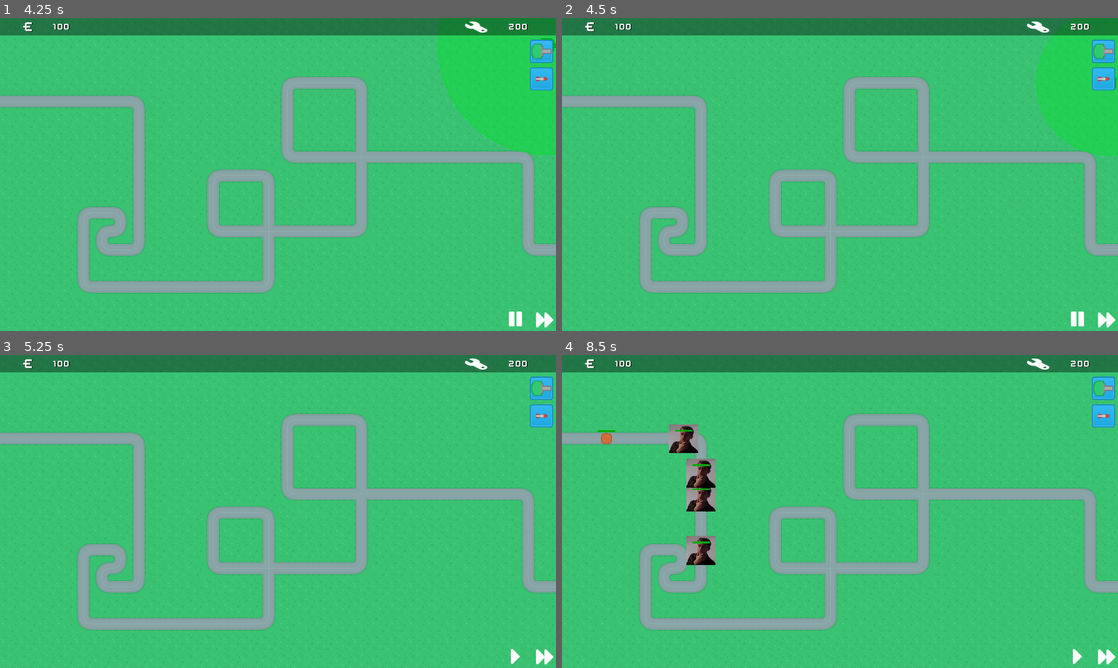
Above: before the commit, frames 1-4 (two rows, left to right).
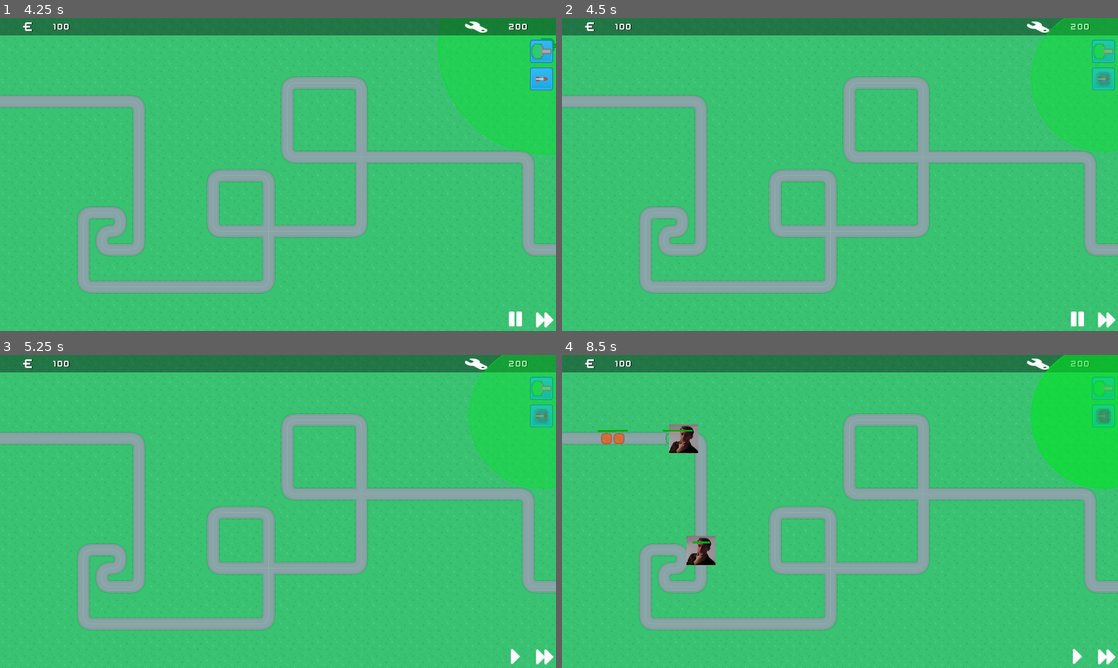
Above: after the commit, the same moments.

Repository: Sondervick/PWS-TowerDefense-Game
Game: Godot game, scene res://Scenes/scene_handler.tscn
The game is run twice, just before and just after one commit, with the same random seed, the same clock (stepped at 60 frames per second) and the same inputs.
Inputs (mouse positions are in pixels of both pictures, inside the frame that each line leads up to):
- Up to frame 1 (4.25 s): click "SELECT LEVEL" at 0.5 s; click "LEVEL 1" at 1.25 s; click "LEVEL 1" at 2 s; click "NORMAL" at 2.75 s; click (539, 52) at 3.5 s
- Up to frame 2 (4.5 s): click (1101, 77) at 4.25 s
- Up to frame 3 (5.25 s): click (517, 655) at 5 s
- Up to frame 4 (8.5 s): click (1106, 655) at 5.75 s; click (1101, 389) at 6.5 s; click (1101, 414) at 7.25 s; click (1106, 655) at 8 s

Frame 1 is identical in both runs. In frame 2, 1.6% of the frame differs, in the area x 84-100%, y 0-44%; in frame 3, 5.7%; in frame 4, 6.7%, in the area x 8-100%, y 0-50%.
Error after the commit: Invalid assignment of property or key 'position' with value of type 'Vector2' on a base object of type 'null instance'. (res://Scenes/UI.gd:44)

Commit message:
:sparkles: Economy
:sparkles: Economy
:sparkles: Gain Money
:sparkles: Lose money on placement
:sparkles: Win --> restart game

Diff:
--- /dev/null
+++ b/Scenes/Enemies/Enemies.gd
@@ -0,0 +1,80 @@
+extends PathFollow2D
+
+signal base_damage(damage)
+signal turret_initialized(damage)
+
+var enemy_type = null
+var enemy = null
+var health_bar
+
+var health = null
+var speed = null
+var money_earned = null
+var damage = null
+
+# This function can be called to initialize the turret with specific values
+func init_enemy_type(type_enemy, enemy_node):
+	enemy_type = type_enemy
+	enemy = enemy_node
+	health_bar = enemy_node.get_node("HealthBar")
+
+	health = int(GameData.enemy_data[enemy_type]["health"])
+	speed = int(GameData.enemy_data[enemy_type]["speed"])
+	damage = int(GameData.enemy_data[enemy_type]["damage"])
+	money_earned = int(GameData.enemy_data[enemy_type]["money_earned"])
+
+	#Setting the max value of the healthbar
+	health_bar.max_value = health
+	#Setting the current value
+	health_bar.value = health
+	#Disconnecting the health_bar from the parent node, this stops rotation.
+	health_bar.set_as_top_level(true)
+
+# _physics_process is automatically called every 1/60th of a second
+func _physics_process(delta):
+	#If the tank is at the end of the path
+	if progress_ratio == 1.0:
+		#Send out the signal named base damage
+		emit_signal("base_damage", damage)
+		#Delete the enemy from the scene
+		queue_free()
+	#we want it to execute the move function
+	move(delta)
+
+func move(delta):
+	#We want to set the progress from the path to:
+		#the current progress
+		# + the speed
+		# * the delta (the time it took since the last time this function ran)
+	set_progress(get_progress() + speed * delta)
+	#Setting the health bar position above the enemy.
+	#Subtracting a Vector2 from the position to correctly display it above the player, else it would be on the player
+	health_bar.position = position - Vector2(30,30)
+
+
+func on_hit(damage):
+	#Remove the damage from the health
+	health -= damage
+	#Setting the new health value to the health bar
+	health_bar.value = health
+	#If health is equal or lower than 0, delete object
+	if health <= 0:
+		on_destroy()
+
+func on_destroy():
+	grant_money(money_earned)
+	#decrement the enemies in wave variable
+	GameData.enemies_in_wave -= 1
+
+	#if enemies in wave is lower or equal to 0
+	if GameData.enemies_in_wave <= 0:
+		#Reload the scene (should be a different solution later)
+		get_tree().reload_current_scene()
+
+	#Destroy the object on the next available frame
+	self.queue_free()
+
+func grant_money(money):
+	money += GameData.money
+	GameData.money = money
+	get_tree().get_root().get_node("/root/SceneHandler/GameScene/UI").update_money(money)
--- a/Scenes/Enemies/EnemySexyMf.gd
+++ b/Scenes/Enemies/EnemySexyMf.gd
@@ -1,54 +1,5 @@
-extends PathFollow2D
-
-signal base_damage(damage)
-
-var speed = 250
-var health = 1000
-var health_bar
-var enemy_damage = 50
-
+extends "res://Scenes/Enemies/Enemies.gd"
 
 func _ready():
-	#Get health bar
-	health_bar = get_node("HealthBar")
-	#Setting the max value
-	health_bar.max_value = health
-	#Setting the current value
-	health_bar.value = health
-	#Disconnecting the health_bar from the parent node, this stops rotation.
-	health_bar.set_as_top_level(true)
-
-# _physics_process is automatically called every 1/60th of a second
-func _physics_process(delta):
-	#If the tank is at the end of the path
-	if progress_ratio == 1.0:
-		#Send out the signal named base damage
-		emit_signal("base_damage", enemy_damage)
-		#Delete the enemy from the scene
-		queue_free()
-	#we want it to execute the move function
-	move(delta)
-
-func move(delta):
-	#We want to set the progress from the path to:
-		#the current progress
-		# + the speed
-		# * the delta (the time it took since the last time this function ran)
-	set_progress(get_progress() + speed * delta)
-	#Setting the health bar position above the enemy.
-	#Subtracting a Vector2 from the position to correctly display it above the player, else it would be on the player
-	health_bar.position = position - Vector2(30,30)
-
-
-func on_hit(damage):
-	#Remove the damage from the health
-	health -= damage
-	#Setting the new health value to the health bar
-	health_bar.value = health
-	#If health is equal or lower than 0, delete object
-	if health <= 0:
-		on_destroy()
-
-func on_destroy():
-	#Destroy the object on the next available frame
-	self.queue_free()
+	# You can initialize the turret with a specific damage value
+	init_enemy_type("EnemySexyMf", get_node("HealthBar").get_parent())
--- a/Scenes/Enemies/GreenTree.gd
+++ b/Scenes/Enemies/GreenTree.gd
@@ -1,53 +1,5 @@
-extends PathFollow2D
-
-signal base_damage(damage)
-
-var speed = 200
-var health = 100
-var health_bar
-var enemy_damage = 15
+extends "res://Scenes/Enemies/Enemies.gd"
 
 func _ready():
-	#Get health bar
-	health_bar = get_node("HealthBar")
-	#Setting the max value
-	health_bar.max_value = health
-	#Setting the current value
-	health_bar.value = health
-	#Disconnecting the health_bar from the parent node, this stops rotation.
-	health_bar.set_as_top_level(true)
-
-# _physics_process is automatically called every 1/60th of a second
-func _physics_process(delta):
-	#If the tank is at the end of the path
-	if progress_ratio == 1.0:
-		#Send out the signal named base damage
-		emit_signal("base_damage", enemy_damage)
-		#Delete the enemy from the scene
-		queue_free()
-	#we want it to execute the move function
-	move(delta)
-
-func move(delta):
-	#We want to set the progress from the path to:
-		#the current progress
-		# + the speed
-		# * the delta (the time it took since the last time this function ran)
-	set_progress(get_progress() + speed * delta)
-	#Setting the health bar position above the enemy.
-	#Subtracting a Vector2 from the position to correctly display it above the player, else it would be on the player
-	health_bar.position = position - Vector2(30,30)
-
-
-func on_hit(damage):
-	#Remove the damage from the health
-	health -= damage
-	#Setting the new health value to the health bar
-	health_bar.value = health
-	#If health is equal or lower than 0, delete object
-	if health <= 0:
-		on_destroy()
-
-func on_destroy():
-	#Destroy the object on the next available frame
-	self.queue_free()
+	# You can initialize the turret with a specific damage value
+	init_enemy_type("GreenTree", get_node("HealthBar").get_parent())
--- a/Scenes/Enemies/OrangeTree.gd
+++ b/Scenes/Enemies/OrangeTree.gd
@@ -1,53 +1,5 @@
-extends PathFollow2D
-
-signal base_damage(damage)
-
-var speed = 100
-var health = 100
-var health_bar
-var enemy_damage = 25
+extends "res://Scenes/Enemies/Enemies.gd"
 
 func _ready():
-	#Get health bar
-	health_bar = get_node("HealthBar")
-	#Setting the max value
-	health_bar.max_value = health
-	#Setting the current value
-	health_bar.value = health
-	#Disconnecting the health_bar from the parent node, this stops rotation.
-	health_bar.set_as_top_level(true)
-
-# _physics_process is automatically called every 1/60th of a second
-func _physics_process(delta):
-	#If the tank is at the end of the path
-	if progress_ratio == 1.0:
-		#Send out the signal named base damage
-		emit_signal("base_damage", enemy_damage)
-		#Delete the enemy from the scene
-		queue_free()
-	#we want it to execute the move function
-	move(delta)
-
-func move(delta):
-	#We want to set the progress from the path to:
-		#the current progress
-		# + the speed
-		# * the delta (the time it took since the last time this function ran)
-	set_progress(get_progress() + speed * delta)
-	#Setting the health bar position above the enemy.
-	#Subtracting a Vector2 from the position to correctly display it above the player, else it would be on the player
-	health_bar.position = position - Vector2(30,30)
-
-
-func on_hit(damage):
-	#Remove the damage from the health
-	health -= damage
-	#Setting the new health value to the health bar
-	health_bar.value = health
-	#If health is equal or lower than 0, delete object
-	if health <= 0:
-		on_destroy()
-
-func on_destroy():
-	#Destroy the object on the next available frame
-	self.queue_free()
+	# You can initialize the turret with a specific damage value
+	init_enemy_type("OrangeTree", get_node("HealthBar").get_parent())
--- a/Scenes/GameScene.gd
+++ b/Scenes/GameScene.gd
@@ -11,6 +11,7 @@
 var build_type
 
 var base_health = 200
+var start_money = 100
 
 var current_wave = 0
 var enemies_in_wave = 0
@@ -30,6 +31,9 @@
 	get_node("UI/LevelSelect/Margin/Level1VBC/Aim1").pressed.connect(onLevelOneAim)
 	get_node("UI/LevelSelect/Margin/Level1VBC/Back").pressed.connect(onBack)
 
+	GameData.money = start_money
+	get_node("UI").update_money(start_money)
+
 
 # Called every frame. 'delta' is the elapsed time since the previous frame.
 func _process(delta):
@@ -65,6 +69,7 @@
 	#Sets the build_type variable to the tower_type, and appends "_tier_1"
 	#You always build a tier 1 tower, so you can append this
 	build_type = tower_type + "_tier_1"
+
 	#Sets build mode to true (crazy ikr)
 	build_mode = true
 	#Getting the UI, runs the function setTowerPreview under that node.
@@ -119,13 +124,28 @@
 	#Resetting the variables
 	build_mode = false
 	build_valid = true
-	#Then remove TowerPreview node (on this frame)
+	#Then remove TowerPreview node
 	#queue_free() will do it on the next available frame.
-	get_node("UI/TowerPreview").free()
+	get_node("UI/TowerPreview").queue_free()
 
 func verifyAndBuild():
 	#If the build is on a valid place
 	if build_valid:
+		#Get the tower costs
+		var tower_costs = int(GameData.tower_data[build_type]["costs"])
+		var money = int(GameData.money)
+		#If the money is less than the tower costs
+		if money < tower_costs:
+			#Cancel build mode
+			cancelBuildMode()
+			#Return so it doesn't execute more of the script
+			return
+		#Set the money equal to itself - the tower cost
+		money -= tower_costs
+		GameData.money = money
+		#Run the "set_money" func in the UI script
+		get_node("UI").update_money(money)
+
 		#Load the tower as a scene object
 		var new_tower = load("res://Scenes/Towers/" + build_type + ".tscn").instantiate()
 		#Set the location of this tower to the build location
@@ -150,10 +170,11 @@
 func retrieve_wave_data():
 	# Hard coding the wave data, nesting 2 arrays
 	# First is the enemy type, second is the time between spawns
-	var wave_data = [["EnemySexyMf", 0.7], ["EnemySexyMf", 0.3], ["EnemySexyMf", 0.4], [getRandomEnemy(), 0.2], [getRandomEnemy(), 0.1]]
+	var wave_data = [["EnemySexyMf", 0.7], ["GreenTree", 0.3], ["OrangeTree", 0.4], [getRandomEnemy(), 0.2], [getRandomEnemy(), 0.1]]
 	current_wave += 1
 	# Getting the amount of enemies per wave, this is done by looking at the array size
 	enemies_in_wave = wave_data.size()
+	GameData.enemies_in_wave = wave_data.size()
 	return wave_data
 
 func spawn_enemies(wave_data):
--- a/Scenes/Towers/Turrets.gd
+++ b/Scenes/Towers/Turrets.gd
@@ -61,7 +61,6 @@
 	var enemy_index = enemy_progress_arr.find(max_offset)
 	if enemy_index != -1:  #Check if the index is valid
 		enemy = enemy_array[enemy_index]
-		print(enemy)
 
 func turn():
 	#Look at the enemy
--- a/Scenes/UI.gd
+++ b/Scenes/UI.gd
@@ -51,6 +51,9 @@
 func update_health(health):
 	get_node("HUD/InfoBar/HBoxContainer/Lives").set_text(str(health))
 
+func update_money(money):
+		get_node("HUD/InfoBar/HBoxContainer/Money").set_text(str(money))
+
 #
 # Game Control function
 #
--- a/Singleton/GameData.gd
+++ b/Singleton/GameData.gd
@@ -1,6 +1,8 @@
 extends Node
 
 var game_mode = null
+var money = 100
+var enemies_in_wave = 0
 
 #Create a tower_data dictionary
 #Creating a sub-dictionary to every tower, these will hold the range variables for example.
@@ -24,3 +26,24 @@
 		"costs": 100
 	}
 }
+
+var enemy_data = {
+	"EnemySexyMf": {
+		"speed": 250,
+		"damage": 50,
+		"health": 40,
+		"money_earned": 30
+	},
+	"GreenTree": {
+		"speed": 150,
+		"damage": 25,
+		"health": 150,
+		"money_earned": 20
+	},
+	"OrangeTree": {
+		"speed": 100,
+		"damage": 10,
+		"health": 100,
+		"money_earned": 10
+	}
+}
